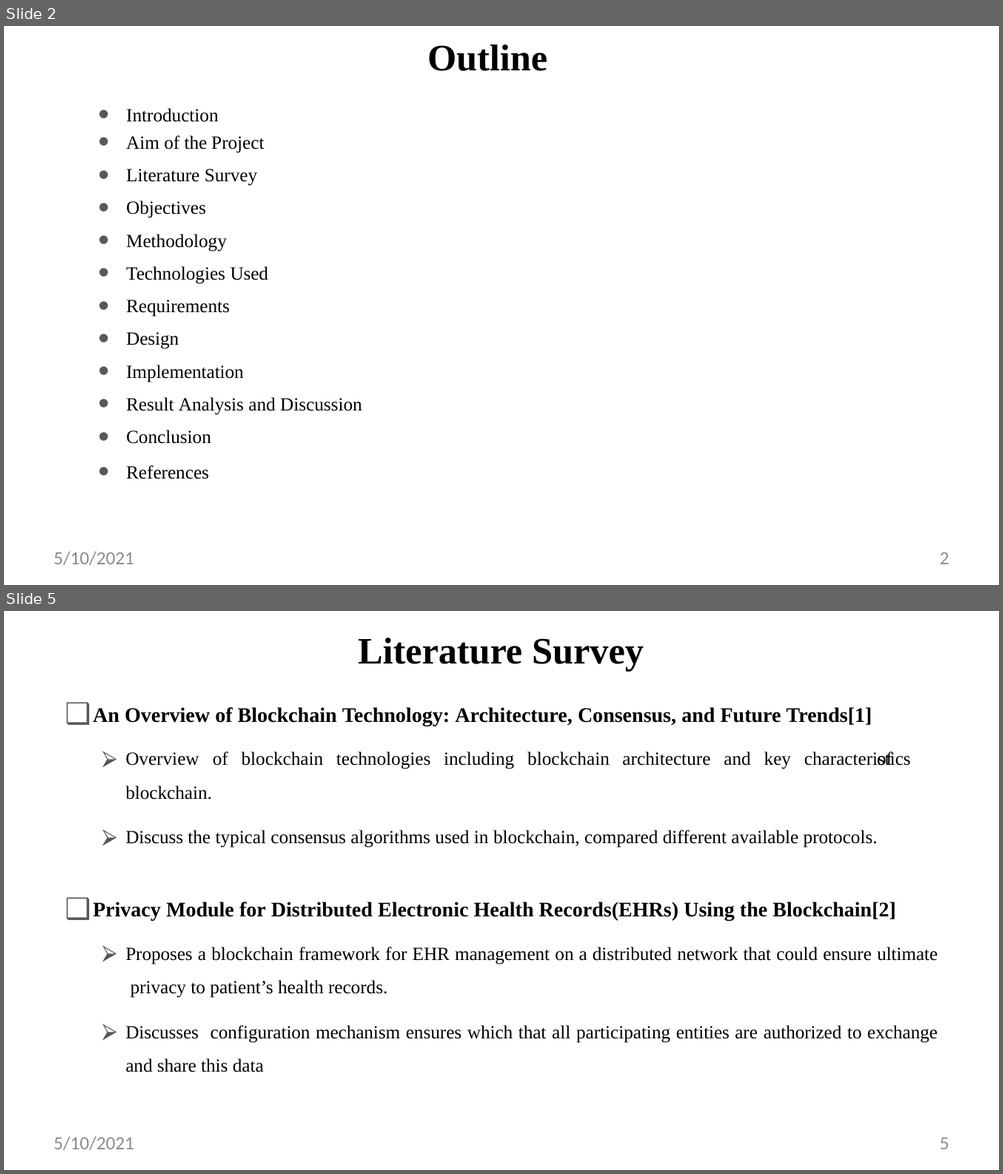
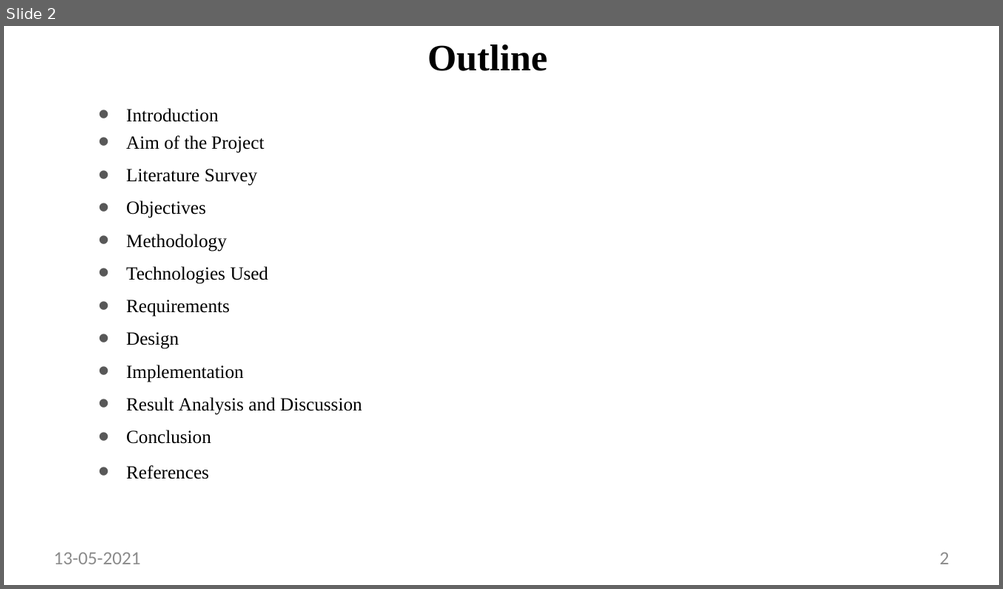
Before and after one commit to vikasbalu/Covid19_RiskCalc, a slide deck: presentation/Project Presentaion.pptx. Shown one above the other, each under a label of ours: slides 2 and 5 before the commit, slide 2 after it; the slides between them are not shown. The pictures are 1003x1174 and 1003x589 pixels, drawn with LibreOffice and Linux fonts; fonts in the diff are those of the drawing. Boxes give left, top, right and bottom in pixels: in the first picture for what was removed or moved away, otherwise in the second. Text is boxed around its words. In the diff, an @@ line names an element or a change of style, - is before the commit and + after.

```diff
--- a/presentation/Project Presentaion.pptx
+++ b/presentation/Project Presentaion.pptx
@@ slide 5 removed at (x1=4, y1=611, x2=999, y2=1170), background #FFFFFF @@
@@ title removed at (x1=358, y1=638, x2=643, y2=671) @@
-Literature Survey
@@ text removed at (x1=93, y1=707, x2=937, y2=1073) @@
-❑ An Overview of Blockchain Technology: Architecture, Consensus, and Future Trends[1]
-  ⮚ Overview of blockchain technologies including blockchain architecture and key characteristics of blockchain.
-  ⮚ Discuss the typical consensus algorithms used in blockchain, compared different available protocols.
-❑ Privacy Module for Distributed Electronic Health Records(EHRs) Using the Blockchain[2]
-  ⮚ Proposes a blockchain framework for EHR management on a distributed network that could ensure ultimate privacy to patient’s health records.
-  ⮚ Discusses configuration mechanism ensures which that all participating entities are authorized to exchange
-and share this data
@@ text removed at (x1=54, y1=1136, x2=134, y2=1150) @@
-5/10/2021
@@ page number removed at (x1=939, y1=1138, x2=949, y2=1150) @@
-5
@@ slide 2 changed as well @@
@@ text at (x1=54, y1=553, x2=140, y2=565): text changed @@
-5/10/2021
+13-05-2021
```
Also in this commit, not shown: 22 other slides changed, 4 slides added, 5 other slides removed.
